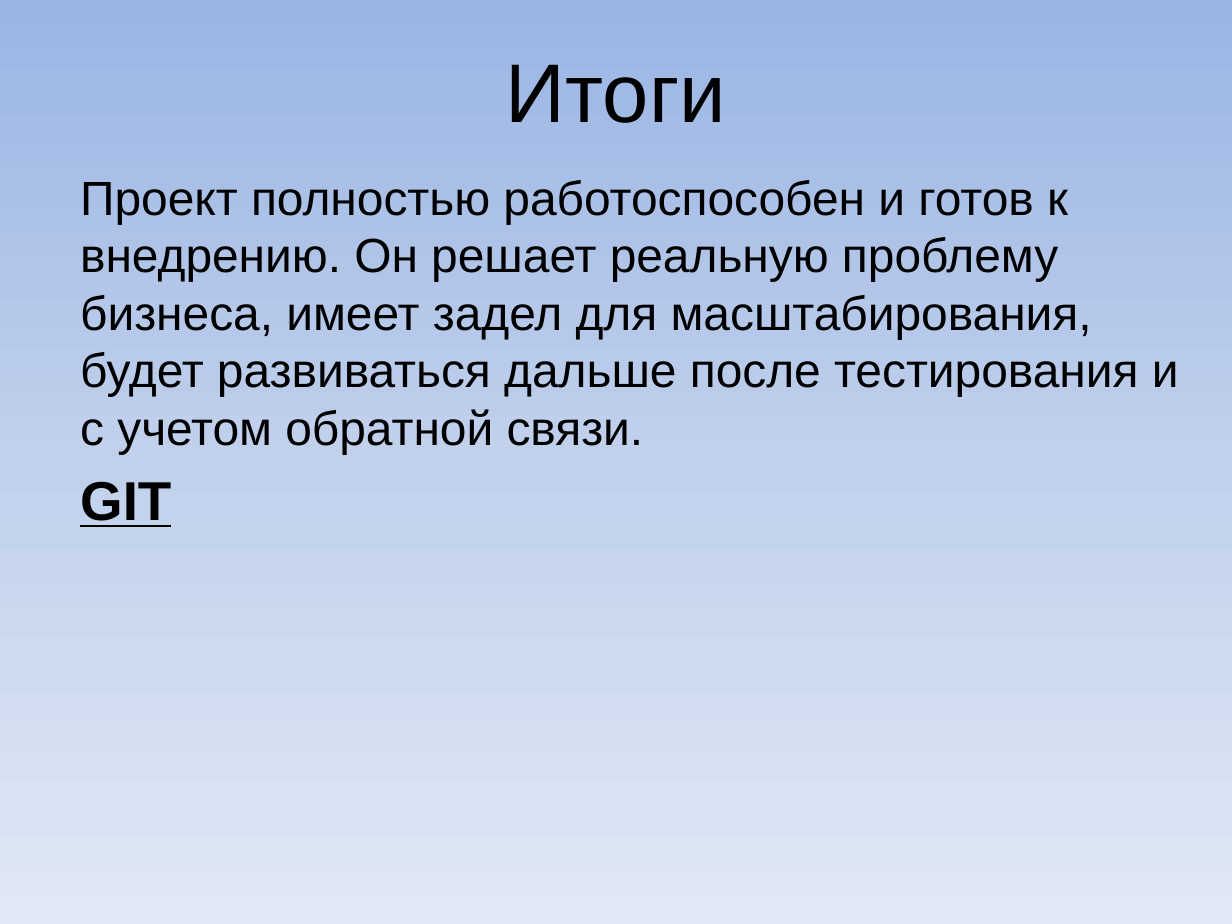
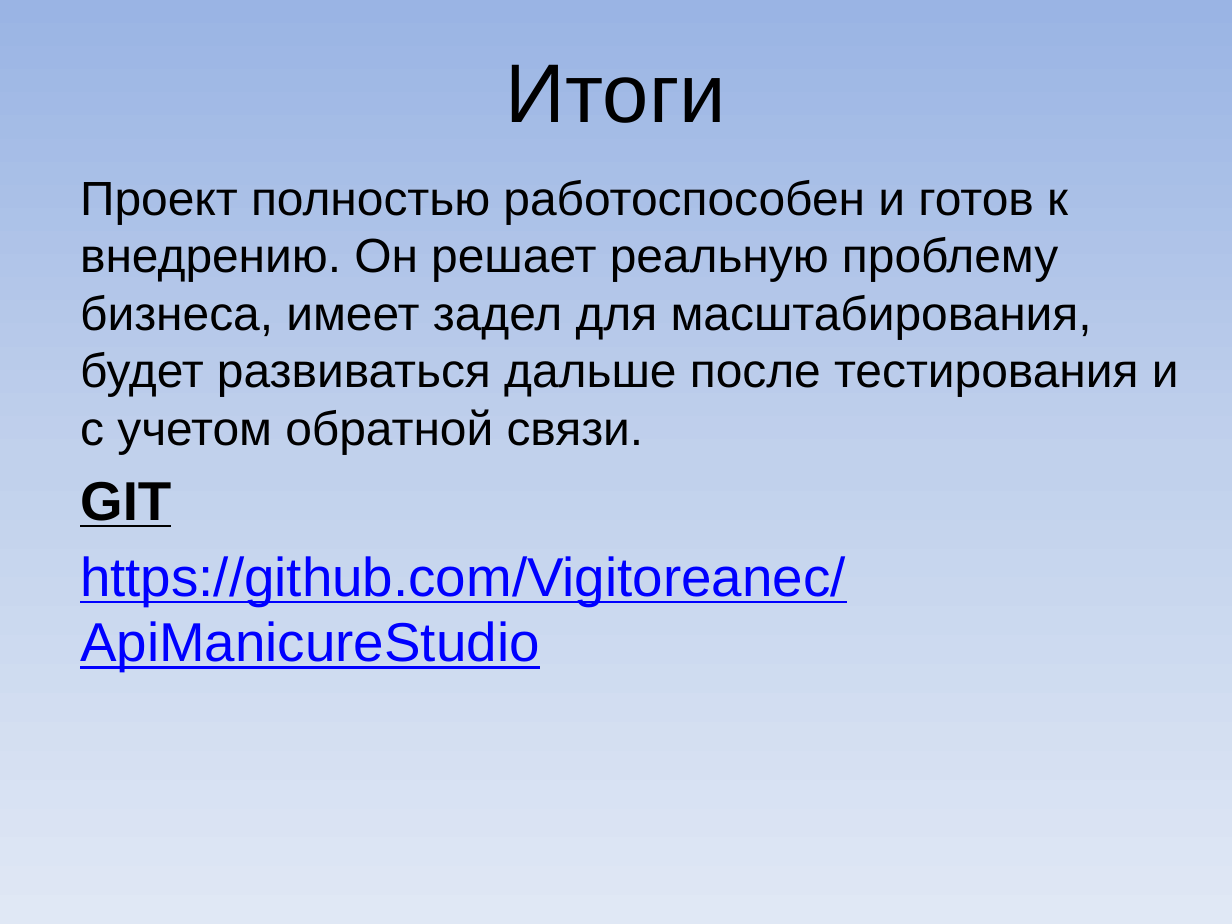
Before and after one commit to Vigitoreanec/ApiManicureStudio, a slide deck: slide 17 of Проект «Маникюрная студия».pptx. Drawn at 1232x924 pixels with LibreOffice and Linux fonts; fonts in the diff are those of the drawing. Boxes give left, top, right and bottom in pixels: in the first picture for what was removed or moved away, otherwise in the second. Text is boxed around its words. In the diff, an @@ line names an element or a change of style, - is before the commit and + after.

Commit message:
Finish presentation

```diff
--- a/Проект «Маникюрная студия».pptx
+++ b/Проект «Маникюрная студия».pptx
@@ text at (80,556,846,671): paragraph added @@
+https://github.com/Vigitoreanec/ApiManicureStudio
```
